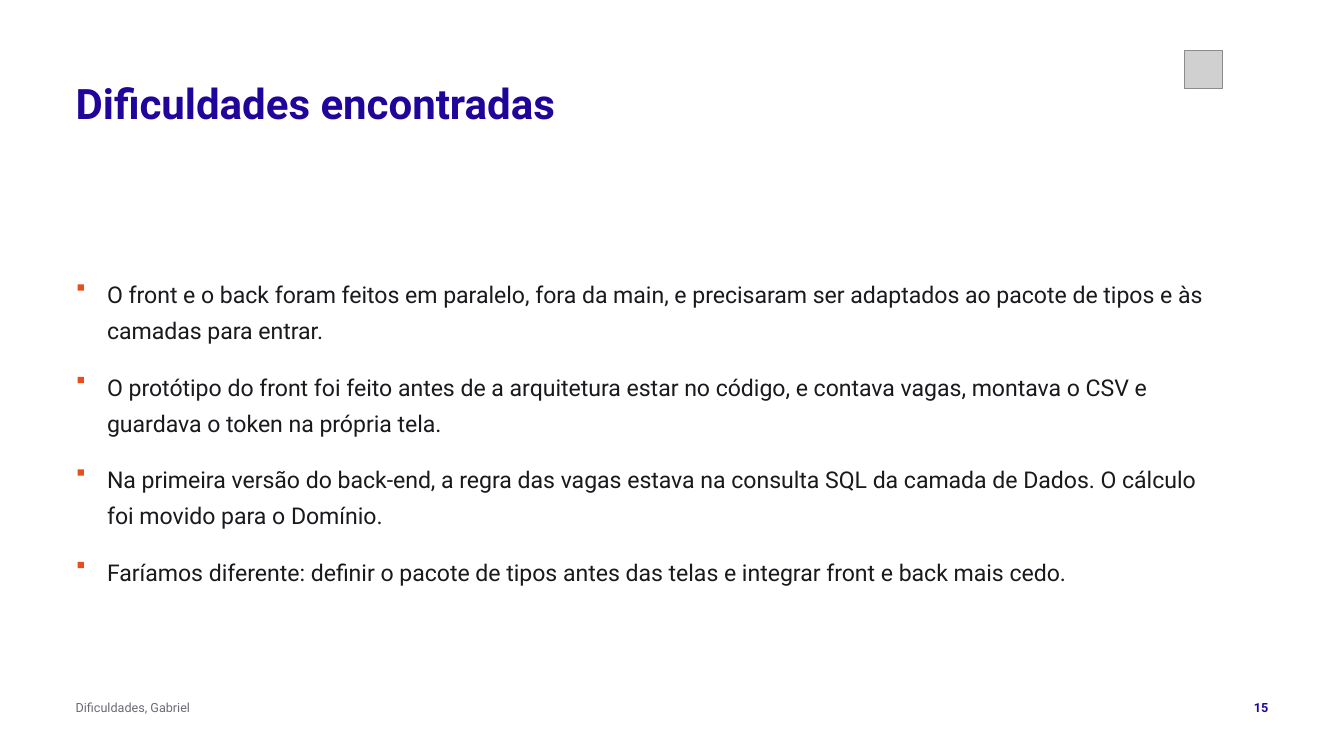
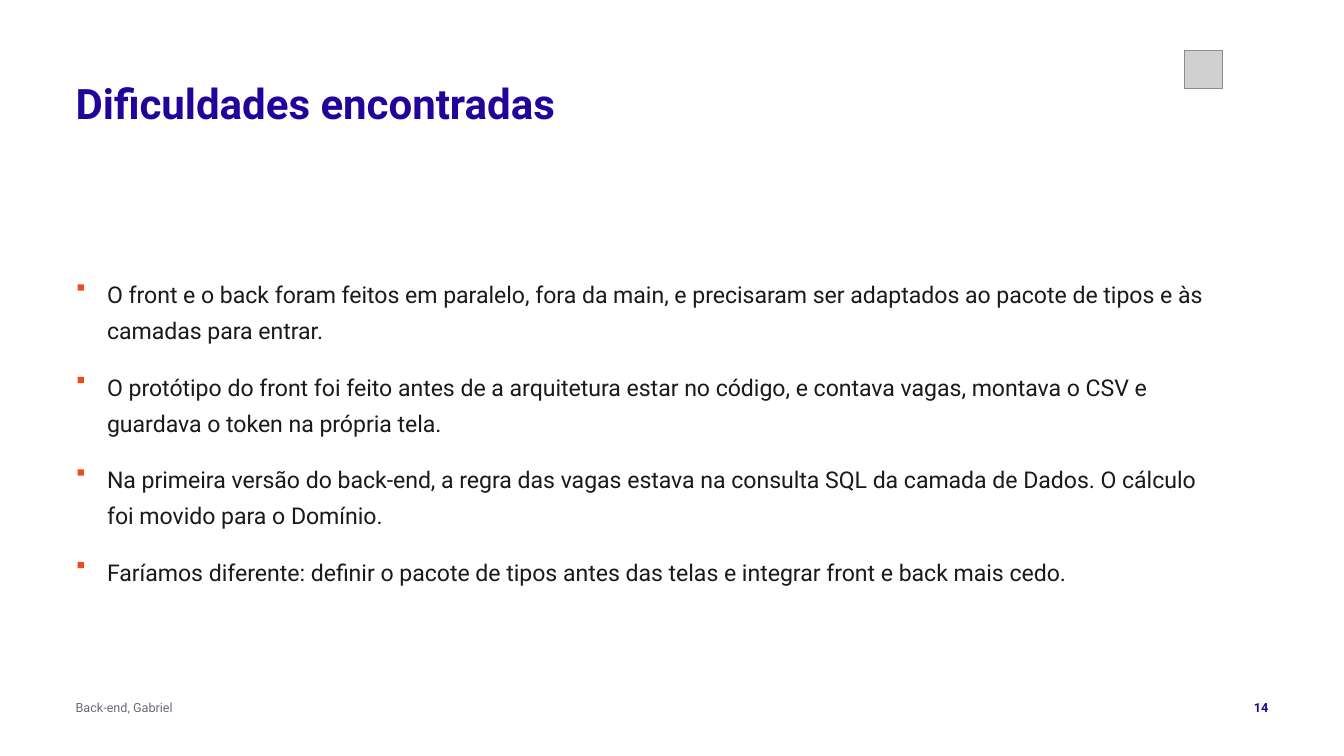
Before and after one commit to tcpassos/invite-app, a slide deck: slide 14 of trabalhos/T3-Apresentacao-Intermediaria.pptx (slide 15 before the commit). Drawn at 1344x756 pixels with LibreOffice and Linux fonts; fonts in the diff are those of the drawing; grey boxes stand for pictures. Boxes give left, top, right and bottom in pixels: in the first picture for what was removed or moved away, otherwise in the second. Text is boxed around its words. In the diff, an @@ line names an element or a change of style, - is before the commit and + after.

```diff
--- a/trabalhos/T3-Apresentacao-Intermediaria.pptx
+++ b/trabalhos/T3-Apresentacao-Intermediaria.pptx
@@ text at (x1=76, y1=702, x2=173, y2=714): text changed @@
-Dificuldades, Gabriel
+Back-end, Gabriel
@@ text at (x1=1254, y1=703, x2=1268, y2=712): text changed @@
-15
+14
```
Also in this commit, not shown: 2 other slides changed, 3 other files.
